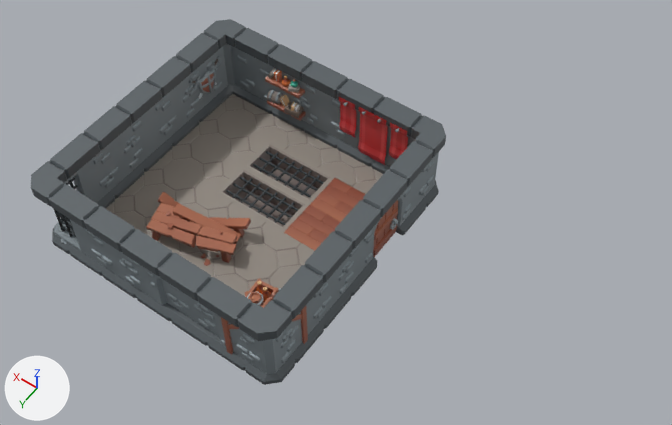
One commit to the Blender file assets/DungeonScene.blend: the scene before it, then after it.
Both versions are drawn from a camera (50 mm lens) standing at (-24.6, 13.2, 33.8) and looking at (-10.3, -6.8, 2.4). Arrows for +X, +Y and +Z are at lower left; the lights stay in place. The first picture is the older version.

The first picture shows 'floor_tile_large', 'floor_tile_large.001', 'wall', 'wall.001', 'wall.002', 'wall.003', 'wall.004', 'wall_arched', 'wall_corner', 'wall_corner_gated', 'wall_corner_scaffold', 'wall_shelves' and 17 more.
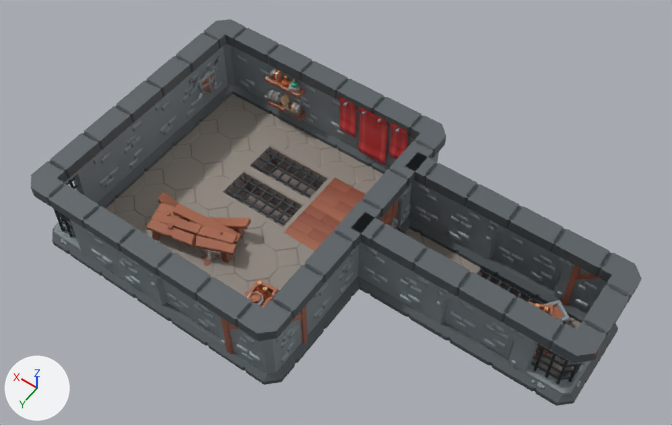
Changed parts and their boxes (x1, y1, x2, y2) in the pictures (672 x 425 px):
'wall_arched.001', added
    after: (428, 259, 541, 379)
'wall_arched.002', added
    after: (476, 195, 588, 304)
'wall.005', added
    after: (353, 212, 449, 330)
'wall.006', added
    after: (405, 153, 500, 265)
'wall_corner_gated.001', added
    after: (512, 302, 619, 406)
'floor_tile_large', moved
    before: (160, 111, 268, 192)
    after: (405, 228, 476, 272)
'wall_corner_scaffold.001', added
    after: (561, 240, 642, 366)
'floor_tile_grate.002', added
    after: (471, 265, 544, 304)
'crates_stacked.001', added
    after: (528, 300, 570, 360)
'floor_tile_small.012', added (mostly hidden)
    after: (533, 353, 565, 377)
'floor_tile_small.013', added (mostly hidden)
    after: (568, 317, 581, 329)
'floor_tile_large.004', unchanged, uncovered by the edit
    after: (160, 111, 268, 192)

The change, as a list of edits to the scene's bpy script:
```text
Change ob_floor_tile_large:
    ob_floor_tile_large.location: (-2.0, -8.0, 0.0) -> (-14.0, -8.0, 0.0)
Add ob_crates_stacked_001:
    ob_crates_stacked_001 = bpy.data.objects.new('crates_stacked.001', me_cube_005)  # 2457 vertices, 1331 faces; spans x -1.09..1.0, y -1.09..1.16, z 0.0..2.14; in mat_texture_029 (picture img_dungeon_texture_025)
    ob_crates_stacked_001.location = (-20.0, -8.0, 0.0)
    ob_crates_stacked_001.rotation_euler = (0.0, 0.0, -0.755)  # degrees (0, 0, -43)
Add ob_wall_corner_scaffold_001:
    ob_wall_corner_scaffold_001 = bpy.data.objects.new('wall_corner_scaffold.001', me_cube_004)  # 1065 vertices, 515 faces; spans x -2.0..0.5, y -2.0..0.5, z 0.0..4.0; in mat_texture_028 (picture img_dungeon_texture_024)
    ob_wall_corner_scaffold_001.location = (-22.0, -10.0, 0.0)
    ob_wall_corner_scaffold_001.rotation_euler = (0.0, 0.0, 3.142)  # degrees (0, 0, 180)
Add ob_floor_tile_small_013:
    ob_floor_tile_small_013 = bpy.data.objects.new('floor_tile_small.013', me_cube_003)  # 104 vertices, 66 faces; spans x -1.0..1.0, y -1.0..1.0, z -0.1..0.05; in mat_texture_027 (picture img_dungeon_texture_023)
    ob_floor_tile_small_013.location = (-21.0, -9.0, 0.0)
Add ob_floor_tile_small_012:
    ob_floor_tile_small_012 = bpy.data.objects.new('floor_tile_small.012', me_cube_001)  # 104 vertices, 66 faces; spans x -1.0..1.0, y -1.0..1.0, z -0.1..0.05; in mat_texture_026 (picture img_dungeon_texture_022)
    ob_floor_tile_small_012.location = (-21.0, -7.0, 0.0)
Add ob_wall_corner_gated_001:
    ob_wall_corner_gated_001 = bpy.data.objects.new('wall_corner_gated.001', me_wall_corner_gated_001)  # 917 vertices, 557 faces; spans x -2.0..0.5, y -2.0..0.5, z 0.0..4.0; in mat_texture_025 (picture img_dungeon_texture_021)
    ob_wall_corner_gated_001.location = (-22.0, -6.0, 0.0)
    ob_wall_corner_gated_001.rotation_euler = (0.0, 0.0, 1.571)  # degrees (0, 0, 90)
Add ob_wall_arched_002:
    ob_wall_arched_002 = bpy.data.objects.new('wall_arched.002', me_wall_arched_002)  # 1449 vertices, 724 faces; spans x -2.0..2.0, y -0.5..0.5, z 0.0..4.0; in mat_texture_023 (picture img_dungeon_texture_019)
    ob_wall_arched_002.location = (-18.0, -10.0, 0.0)
Add ob_wall_arched_001:
    ob_wall_arched_001 = bpy.data.objects.new('wall_arched.001', me_wall_arched_001)  # 1449 vertices, 724 faces; spans x -2.0..2.0, y -0.5..0.5, z 0.0..4.0; in mat_texture_022 (picture img_dungeon_texture_018)
    ob_wall_arched_001.location = (-18.0, -6.0, 0.0)
Add ob_floor_tile_grate_002:
    ob_floor_tile_grate_002 = bpy.data.objects.new('floor_tile_grate.002', me_plane_001)  # 276 vertices, 142 faces; spans x -2.0..2.0, y -1.0..1.0, z -0.98..0.05; in mat_texture_021 (picture img_dungeon_texture_017)
    ob_floor_tile_grate_002.location = (-18.0, -9.0, 0.0)
Add ob_wall_006:
    ob_wall_006 = bpy.data.objects.new('wall.006', me_wall_004)  # 1010 vertices, 494 faces; spans x -2.0..2.0, y -0.5..0.5, z 0.0..4.0; in mat_texture_020 (picture img_dungeon_texture_016)
    ob_wall_006.location = (-14.0, -10.0, 0.0)
    ob_wall_006.rotation_euler = (0.0, 0.0, -3.142)  # degrees (0, 0, -180)
Add ob_wall_005:
    ob_wall_005 = bpy.data.objects.new('wall.005', me_wall_003)  # 1010 vertices, 494 faces; spans x -2.0..2.0, y -0.5..0.5, z 0.0..4.0; in mat_texture_013 (picture img_dungeon_texture_009)
    ob_wall_005.location = (-14.0, -6.0, 0.0)
    ob_wall_005.rotation_euler = (0.0, 0.0, -3.142)  # degrees (0, 0, -180)
```
